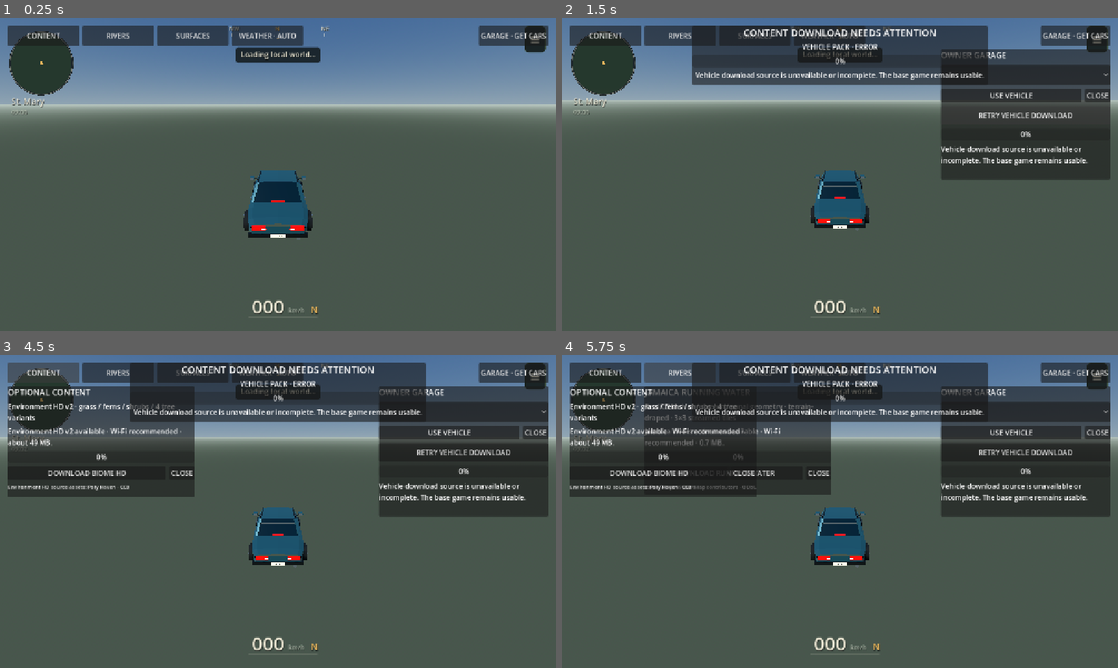
Above: before the commit, frames 1-4 (two rows, left to right).
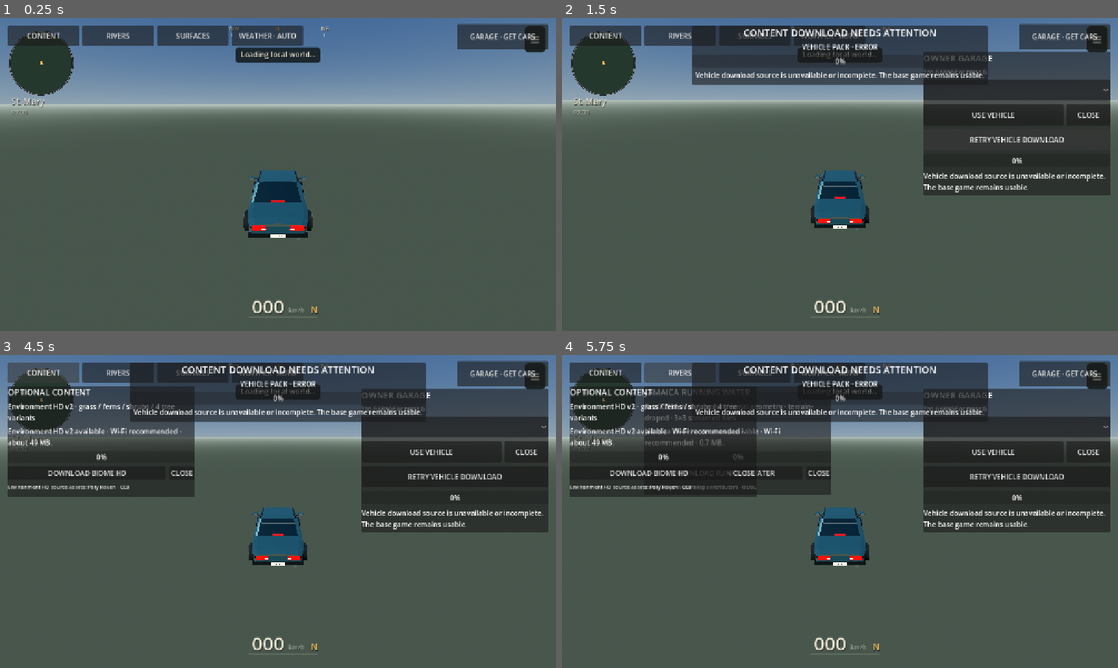
Above: after the commit, the same moments.

Repository: rell28194-rgb/yardman
Game: Godot game, scene res://main.tscn
The game is run twice, just before and just after one commit, with the same random seed, the same clock (stepped at 60 frames per second) and the same inputs.
Inputs:
- Up to frame 1 (0.25 s): no input
- Up to frame 2 (1.5 s): click "GARAGE · GET CARS" at 0.5 s; click "DOWNLOAD VEHICLES · WI-FI" at 1.25 s
- Up to frame 3 (4.5 s): click "RETRY VEHICLE DOWNLOAD" at 2 s; click "RETRY VEHICLE DOWNLOAD" at 2.75 s; click "RETRY VEHICLE DOWNLOAD" at 3.5 s; click "CONTENT" at 4.25 s
- Up to frame 4 (5.75 s): click "RIVERS" at 5 s

The runs differ from the first frame. In frame 1, 0.7% of the frame differs, in the area x 82-99%, y 1-10%; in frame 2, 7.2%, in the area x 65-99%, y 1-57%; in frame 3, 7.2%; in frame 4, 7.2%.

Commit message:
fix: make garage touch-safe and add G fallback

Diff:
--- a/godot/scripts/vehicle_selector_runtime.gd
+++ b/godot/scripts/vehicle_selector_runtime.gd
@@ -6,6 +6,7 @@
 const AcceptedModel = preload("res://scripts/vehicle_model.gd")
 const FleetModel = preload("res://scripts/fleet_vehicle_model.gd")
 const SAVE_PATH := "user://yardman/vehicle-selection.json"
+const GARAGE_LAYER := 110
 
 var _game: Node
 var _controller
@@ -19,18 +20,66 @@
 var _download_progress: ProgressBar
 var _remote: Node
 var _current_id := Catalog.DEFAULT_ID
+var _touch_input_before_panel := true
 
 func _ready() -> void:
-    # The garage is an isolated autoload so the already owner-accepted main
-    # scene, traversal and HUD code do not need to be rewritten. Wait until the
-    # main scene has configured its existing vehicle controller, then bind once.
     process_mode = Node.PROCESS_MODE_ALWAYS
     set_process(true)
+    set_process_input(true)
     call_deferred("_try_attach_to_current_game")
 
 func _process(_delta: float) -> void:
     if _game == null:
         _try_attach_to_current_game()
+
+func _input(event: InputEvent) -> void:
+    if _garage_key_pressed(event):
+        _toggle_panel()
+        get_viewport().set_input_as_handled()
+        return
+    if event is InputEventScreenTouch:
+        var touch_event := event as InputEventScreenTouch
+        if touch_event.pressed and _garage_button_hit(touch_event.position):
+            _toggle_panel()
+            get_viewport().set_input_as_handled()
+
+func _garage_key_pressed(event: InputEvent) -> bool:
+    if not event is InputEventKey:
+        return false
+    var key_event := event as InputEventKey
+    if not key_event.pressed or key_event.echo:
+        return false
+    return key_event.keycode == KEY_G or key_event.physical_keycode == KEY_G
+
+func _garage_button_hit(point: Vector2) -> bool:
+    return _button != null and _button.visible and not _button.disabled and _button.get_global_rect().has_point(point)
+
+func _toggle_panel() -> void:
+    if _panel == null:
+        return
+    _set_panel_visible(not _panel.visible)
+
+func _set_panel_visible(value: bool) -> void:
+    if _panel == null:
+        return
+    if _panel.visible == value:
+        return
+    _panel.visible = value
+    _set_gameplay_touch_enabled(not value)
+
+func _set_gameplay_touch_enabled(enabled: bool) -> void:
+    if _game == null:
+        return
+    var touch = _game.get("touch")
+    if touch == null:
+        return
+    if enabled:
+        touch.set("input_enabled", _touch_input_before_panel)
+    else:
+        _touch_input_before_panel = bool(touch.get("input_enabled"))
+        touch.set("input_enabled", false)
+        if touch.has_method("clear_input"):
+            touch.call("clear_input")
 
 func _try_attach_to_current_game() -> void:
     if _game != null or get_tree() == null:
@@ -51,7 +100,7 @@
     _game = game
     _controller = game.get("vehicle") if game != null else null
     _body = _controller.get("body") as CharacterBody3D if _controller != null else null
-    layer = 45
+    layer = GARAGE_LAYER
     _build_ui()
     _bind_remote_fleet()
     _populate()
@@ -59,9 +108,6 @@
         _disable("Vehicle runtime unavailable.")
         return
     if _vehicle_ids.is_empty():
-        # Keep the garage reachable even when optional media is absent. This is
-        # the recovery path for the lightweight APK: the game remains usable
-        # and the owner can fetch the fleet without reinstalling the world.
         _button.text = "GARAGE · GET CARS"
         _status.text = "Vehicle media is not installed. Download the fleet over Wi-Fi."
         return
@@ -80,16 +126,19 @@
     _button = Button.new()
     _button.text = "GARAGE"
     _button.set_anchors_preset(Control.PRESET_TOP_RIGHT)
-    _button.position = Vector2(-178, 18)
-    _button.size = Vector2(160, 46)
+    _button.position = Vector2(-228, 14)
+    _button.size = Vector2(210, 58)
     _button.focus_mode = Control.FOCUS_NONE
-    _button.pressed.connect(func() -> void: _panel.visible = not _panel.visible)
+    _button.mouse_filter = Control.MOUSE_FILTER_STOP
+    _button.action_mode = BaseButton.ACTION_MODE_BUTTON_PRESS
+    _button.pressed.connect(_toggle_panel)
     add_child(_button)
 
     _panel = PanelContainer.new()
     _panel.set_anchors_preset(Control.PRESET_TOP_RIGHT)
-    _panel.position = Vector2(-408, 72)
-    _panel.size = Vector2(390, 300)
+    _panel.position = Vector2(-448, 78)
+    _panel.size = Vector2(430, 330)
+    _panel.mouse_filter = Control.MOUSE_FILTER_STOP
     _panel.visible = false
     add_child(_panel)
 
@@ -99,11 +148,16 @@
 
     var title := Label.new()
     title.text = "OWNER GARAGE"
-    title.add_theme_font_size_override("font_size", 19)
+    title.add_theme_font_size_override("font_size", 20)
     column.add_child(title)
 
+    var hint := Label.new()
+    hint.text = "Tap GARAGE or press G"
+    hint.add_theme_font_size_override("font_size", 13)
+    column.add_child(hint)
+
     _options = OptionButton.new()
-    _options.custom_minimum_size = Vector2(360, 46)
+    _options.custom_minimum_size = Vector2(400, 48)
     _options.focus_mode = Control.FOCUS_NONE
     column.add_child(_options)
 
@@ -114,19 +168,21 @@
     var use_button := Button.new()
     use_button.text = "USE VEHICLE"
     use_button.size_flags_horizontal = Control.SIZE_EXPAND_FILL
+    use_button.custom_minimum_size.y = 48.0
     use_button.focus_mode = Control.FOCUS_NONE
     use_button.pressed.connect(_apply_selected)
     actions.add_child(use_button)
 
     var close := Button.new()
     close.text = "CLOSE"
+    close.custom_minimum_size = Vector2(100.0, 48.0)
     close.focus_mode = Control.FOCUS_NONE
-    close.pressed.connect(func() -> void: _panel.visible = false)
+    close.pressed.connect(func() -> void: _set_panel_visible(false))
     actions.add_child(close)
 
     _download_button = Button.new()
     _download_button.text = "DOWNLOAD VEHICLES · WI-FI"
-    _download_button.custom_minimum_size = Vector2(360, 42)
+    _download_button.custom_minimum_size = Vector2(400, 48)
     _download_button.focus_mode = Control.FOCUS_NONE
     _download_button.pressed.connect(_start_or_resume_download)
     column.add_child(_download_button)
@@ -136,7 +192,7 @@
     _download_progress.max_value = 100.0
     _download_progress.value = 0.0
     _download_progress.show_percentage = true
-    _download_progress.custom_minimum_size = Vector2(360, 24)
+    _download_progress.custom_minimum_size = Vector2(400, 30)
     column.add_child(_download_progress)
 
     _status = Label.new()
@@ -170,7 +226,7 @@
     if state == "downloading" and _remote.has_method("cancel_download"):
         _remote.call("cancel_download")
         return
-    _panel.visible = true
+    _set_panel_visible(true)
     _remote.call("start_download")
 
 func _on_remote_state_changed(state: String, message: String) -> void:
@@ -182,17 +238,21 @@
             _download_button.disabled = true
             _download_progress.value = 100.0
         "downloading":
-            _download_button.text = "PAUSE DOWNLOAD"
+            _download_button.text = "DOWNLOADING VEHICLES · TAP TO STOP"
             _download_button.disabled = false
+            _set_panel_visible(true)
         "verifying":
             _download_button.text = "VERIFYING VEHICLES…"
             _download_button.disabled = true
+            _set_panel_visible(true)
         "installing":
             _download_button.text = "INSTALLING VEHICLES…"
             _download_button.disabled = true
+            _set_panel_visible(true)
         "error":
             _download_button.text = "RETRY VEHICLE DOWNLOAD"
             _download_button.disabled = false
+            _set_panel_visible(true)
         _:
             _download_button.text = "DOWNLOAD VEHICLES · WI-FI"
             _download_button.disabled = false
@@ -202,7 +262,14 @@
 func _on_remote_progress(downloaded_bytes: int, total_bytes: int) -> void:
     if _download_progress == null or total_bytes <= 0:
         return
-    _download_progress.value = clampf(float(downloaded_bytes) * 100.0 / float(total_bytes), 0.0, 100.0)
+    var percent := clampf(float(downloaded_bytes) * 100.0 / float(total_bytes), 0.0, 100.0)
+    _download_progress.value = percent
+    if _status != null:
+        _status.text = "DOWNLOADING VEHICLES · %.1f%% · %.1f / %.1f MB" % [
+            percent,
+            float(maxi(downloaded_bytes, 0)) / 1_000_000.0,
+            float(total_bytes) / 1_000_000.0,
+        ]
 
 func _on_remote_installed() -> void:
     _populate()
@@ -251,6 +318,10 @@
     elif not _vehicle_ids.is_empty():
         _options.select(0)
     var remote_state := str(_remote.call("get_state")) if _remote != null and _remote.has_method("get_state") else ""
+    if _vehicle_ids.size() >= 64:
+        _download_button.text = "ALL 64 VEHICLES READY"
+        _download_button.disabled = true
+        _download_progress.value = 100.0
     if remote_state not in ["downloading", "verifying", "installing"]:
         _status.text = "Dedicated selectable vehicles: %d / 64" % _vehicle_ids.size()
 
